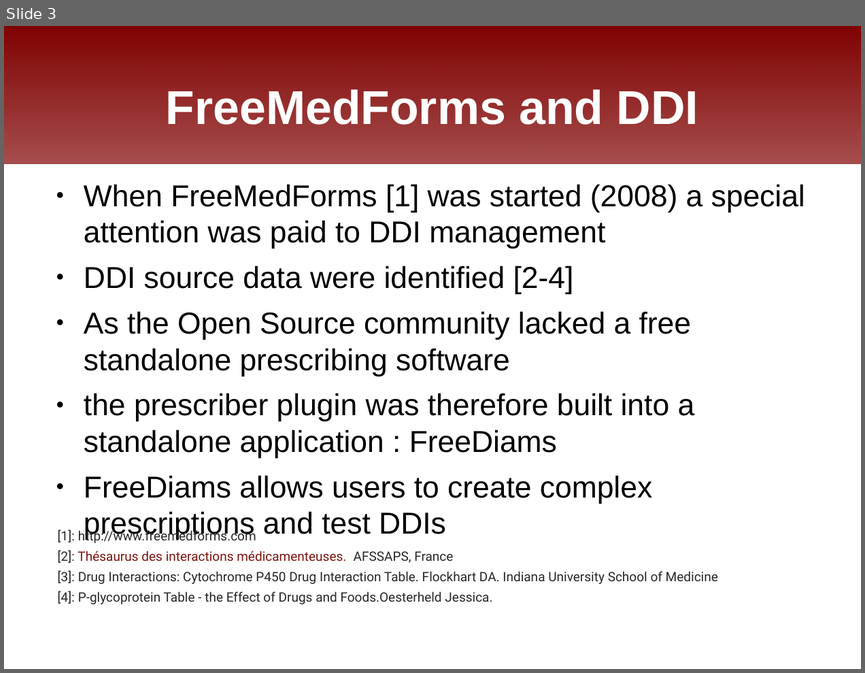
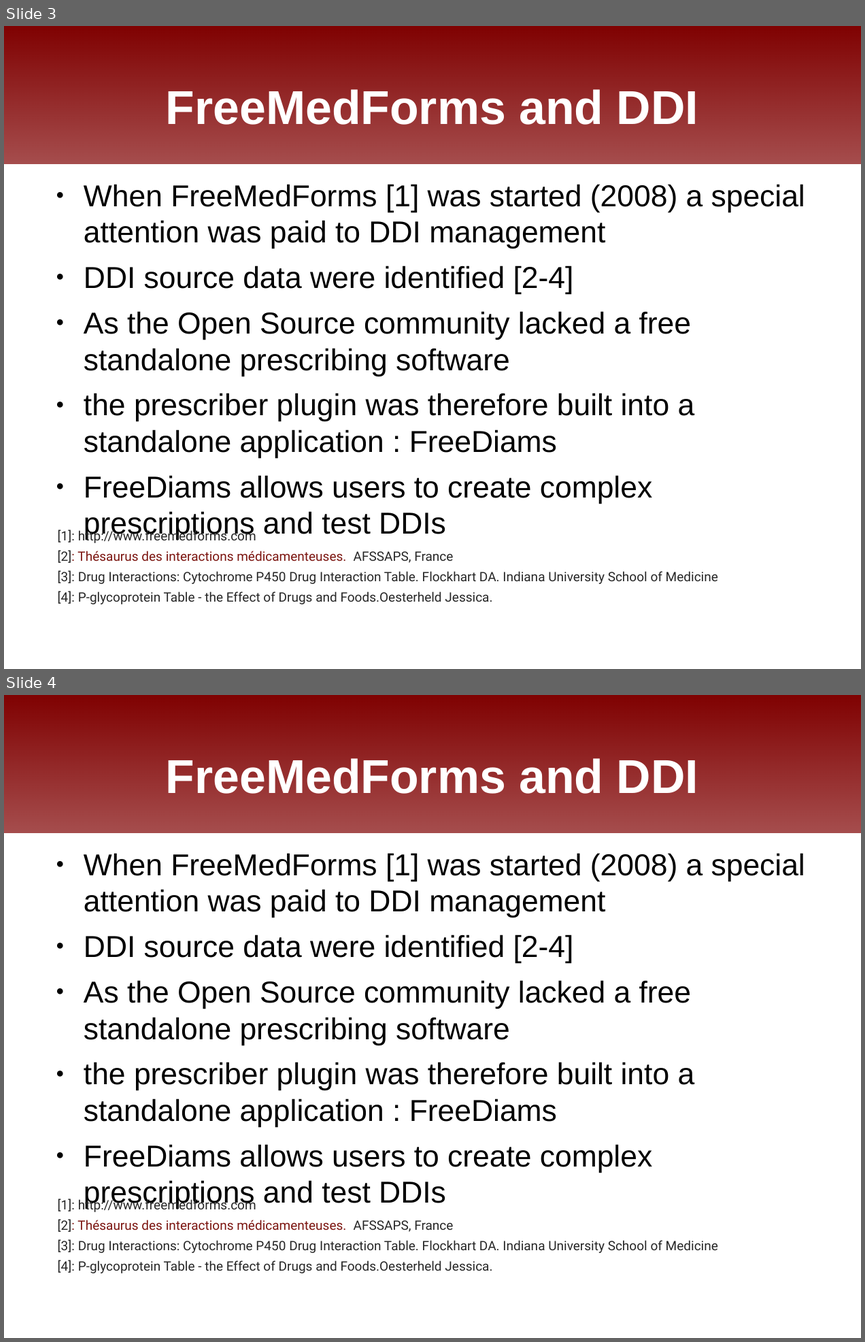
Before and after one commit to FreeHealth/freehealth, a slide deck: science/freemedforms_fosdem2011.odp. Shown one above the other, each under a label of ours: slide 3 before the commit, slides 3 and 4 after it. The pictures are 865x673 and 865x1342 pixels, drawn with LibreOffice and Linux fonts; fonts in the diff are those of the drawing; background and template pictures are left out. Boxes give left, top, right and bottom in pixels: in the first picture for what was removed or moved away, otherwise in the second. Text is boxed around its words. In the diff, an @@ line names an element or a change of style, - is before the commit and + after.

```diff
--- a/science/freemedforms_fosdem2011.odp
+++ b/science/freemedforms_fosdem2011.odp
@@ slide 4 added at <box>4,695,861,1338</box>, background #FFFFFF; not listed: 1 template element that a slide beside it also shows @@
@@ title added at <box>166,758,698,794</box>, 44 pt, text #FFFFFF, bold @@
+FreeMedForms and DDI
@@ text added at <box>84,853,805,1172</box>, 28 pt, text #000000 @@
+● When FreeMedForms [1] was started (2008) a special attention was paid to DDI management
+● DDI source data were identified [2-4]
+● As the Open Source community lacked a free standalone prescribing software
+● the prescriber plugin was therefore built into a standalone application : FreeDiams
+● FreeDiams allows users to create complex prescriptions and test DDIs
@@ text added at <box>58,1198,718,1273</box>, 12 pt, text #262626 @@
+[1]: http://www.freemedforms.com
+[2]: Thésaurus des interactions médicamenteuses. AFSSAPS, France
+[3]: Drug Interactions: Cytochrome P450 Drug Interaction Table. Flockhart DA. Indiana University School of Medicine
+[4]: P-glycoprotein Table - the Effect of Drugs and Foods.Oesterheld Jessica.
```
Also in this commit, not shown: 5 slides changed.
